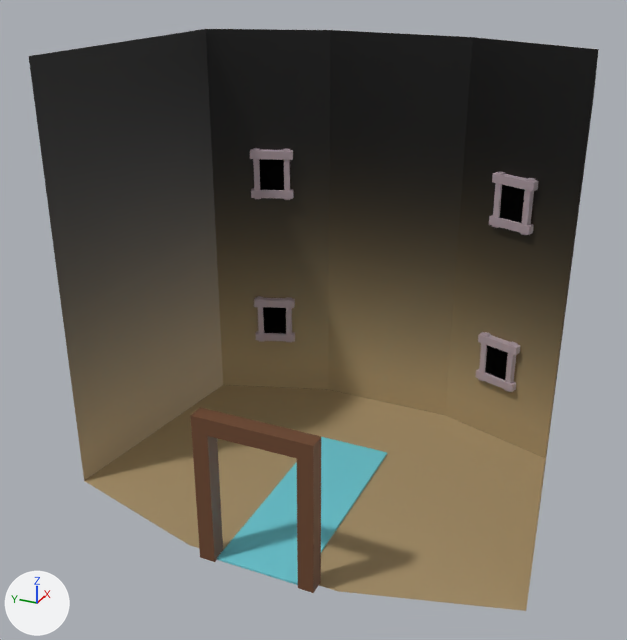
One commit to the Blender file Models/guild_interior.blend: the scene before it, then after it.
Both versions are drawn from a camera (50 mm lens) standing at (-55.1, -23.1, 41.0) and looking at (-1.9, 0.8, 14.4). Lighting does not change. The marker at lower left points along +X, +Y and +Z.

In view in the first picture: 'Cube', 'Cube.001', 'Plane-col', 'Windows'.
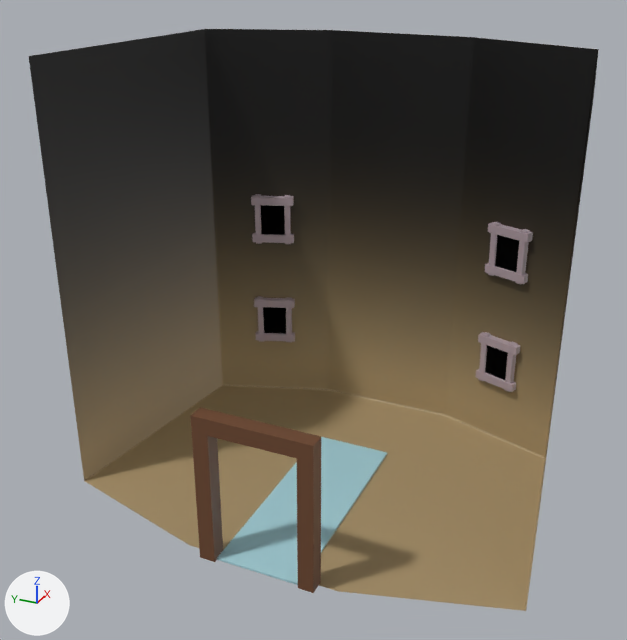
Pixel boxes [x1, y1, x2, y2] of what changed, in the pictures (627 x 640 px; the box of a moved part takes in the faces that stretch with it):
'Windows', reshaped (19% shorter)
    before: [250, 148, 539, 392]
    after: [251, 194, 533, 392]
'Cube.001', recoloured
    both: [217, 437, 387, 585]
part 1 of me_cube_001, moved or reshaped
    before: [251, 188, 534, 235]
    after: [252, 233, 528, 284]
part 2 of me_cube_001, moved or reshaped
    before: [250, 149, 539, 191]
    after: [251, 195, 533, 243]
part 3 of me_cube_001, moved or reshaped
    before: [283, 149, 506, 228]
    after: [284, 195, 501, 276]
part 4 of me_cube_001, moved or reshaped
    before: [253, 148, 535, 235]
    after: [254, 194, 530, 284]
part 5 of me_cube_001, moved or reshaped
    before: [259, 159, 525, 223]
    after: [261, 205, 519, 272]

What changed in the scene script:
```text
Change mat_material_004:
    mat_material_004.base_color: (0.169, 0.651, 0.74) -> (0.411, 0.69, 0.758)  # cyan #72d3df -> cyan #acd8e2
Change me_cube_001:
    where me_cube_001.from_pydata(...)  # 72 vertices, 50 faces; spans x -40.7..5.5, y -4.7..4.7, z -1.5..2.4
    used by ob_windows; location = (11.07, -10.56, 21.17); rotation_euler = (-0.0893, -1.595, -0.26), in degrees (-5.1, -91, -15); scale = (0.394, 0.394, 0.394)
    me_cube_001 part 1: the loose piece of 8 vertices spanning x -5.2..-3.5, y -4.7..4.7, z -1.5..1.6 is moved by (-10.4, 0.0, 0.2)
    me_cube_001 part 2: the loose piece of 8 vertices spanning x 3.6..5.3, y -4.7..4.7, z -1.5..1.6 is moved by (-10.4, 0.0, 0.2)
    me_cube_001 part 3: the loose piece of 8 vertices spanning x -5.6..5.5, y 2.7..3.9, z -1.5..1.4 is moved by (-10.4, 0.0, 0.2)
    me_cube_001 part 4: the loose piece of 8 vertices spanning x -5.6..5.5, y -3.9..-2.7, z -1.5..1.4 is moved by (-10.4, 0.0, 0.2)
    me_cube_001 part 5: the loose piece of 4 vertices spanning x -4.4..4.5, y -3.4..3.3, z 0.9..1.0 is moved by (-10.4, 0.0, 0.2)
```
